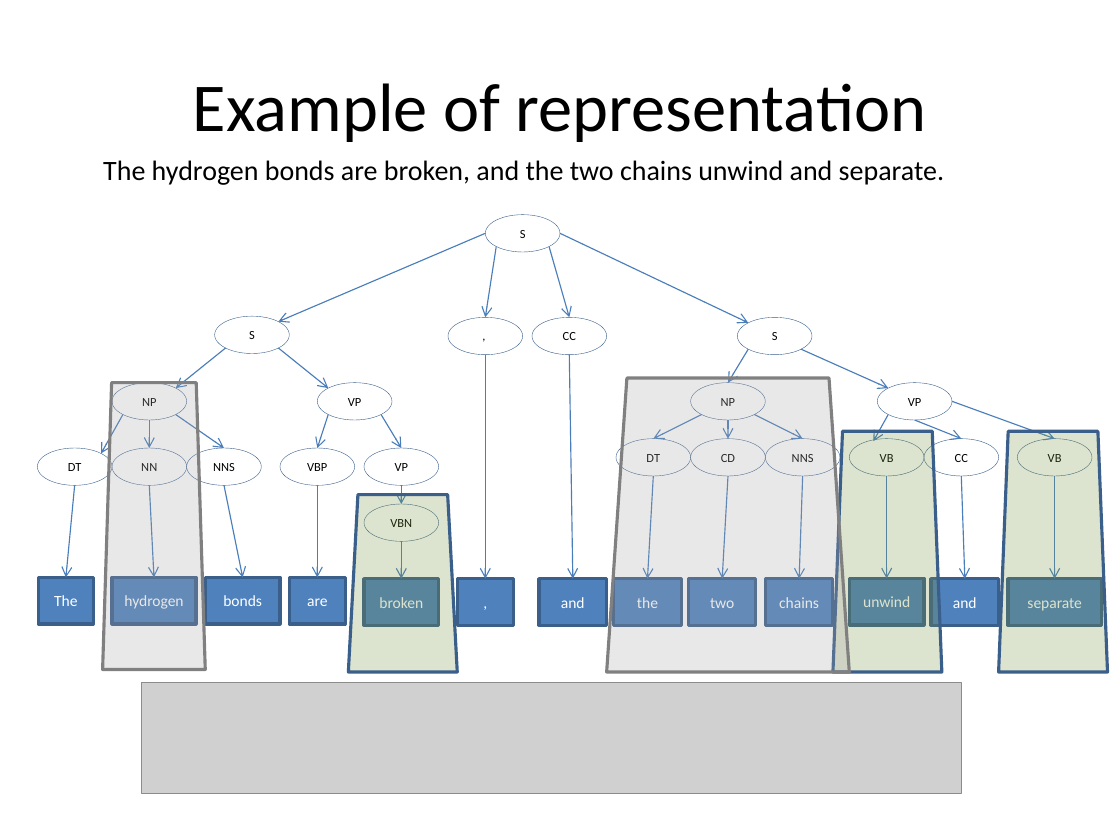
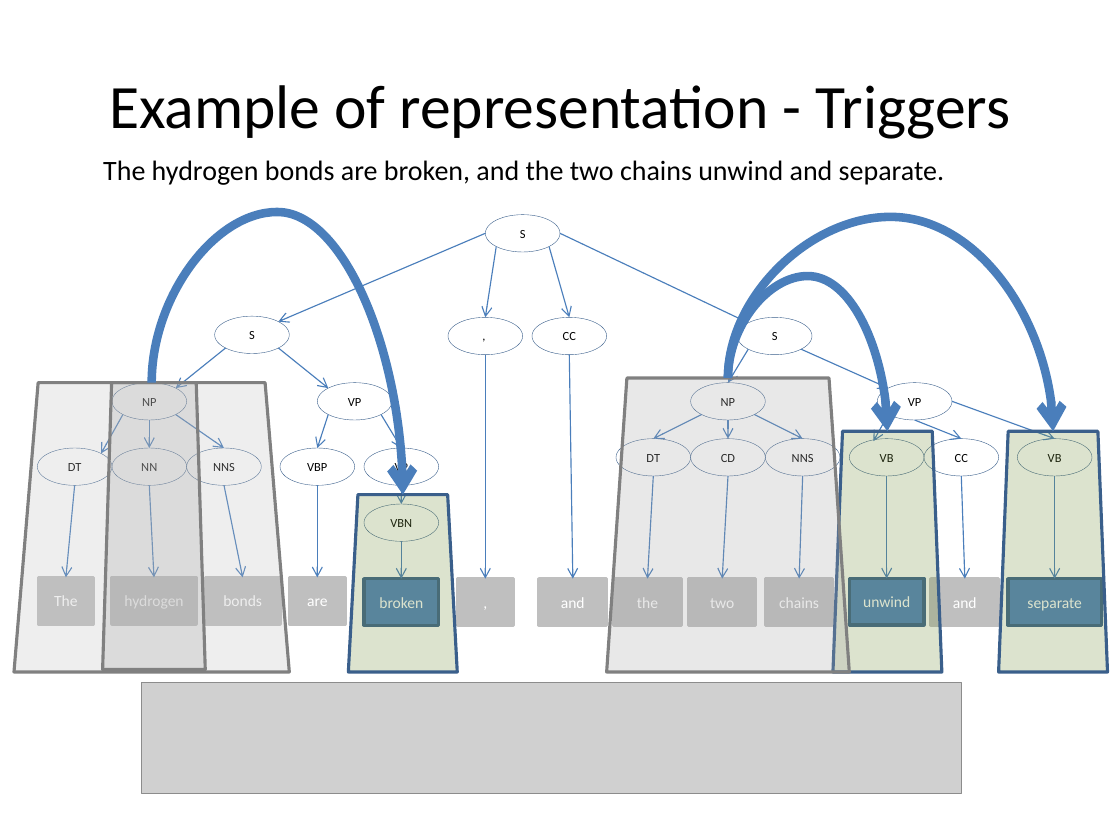
Before and after one commit to ajutscaria/CS224U, a slide deck: slide 21 of Presentation/Anubhai Philip Scaria.pptx (slide 18 before the commit). Drawn at 1120x840 pixels with LibreOffice and Linux fonts; fonts in the diff are those of the drawing; grey boxes stand for pictures. Boxes give left, top, right and bottom in pixels: in the first picture for what was removed or moved away, otherwise in the second. Text is boxed around its words. In the diff, an @@ line names an element or a change of style, - is before the commit and + after.

```diff
--- a/Presentation/Anubhai Philip Scaria.pptx
+++ b/Presentation/Anubhai Philip Scaria.pptx
@@ title at box(109, 85, 1010, 139): text changed; size 44 to 39.6 pt @@
-Example of representation
+Example of representation - Triggers
@@ curved arrow added from (151, 383) to (403, 495), #4B7EBC 5.5 pt @@
@@ curved arrow added from (728, 379) to (1053, 431), #4B7EBC 5.5 pt @@
@@ curved arrow added from (728, 379) to (887, 431), #4B7EBC 5.5 pt @@
@@ trapezoid added at box(13, 383, 289, 672), fill #BFBFBF at 25% opacity, outline #808080 2 pt @@
@@ fill #4F81BD to #BFBFBF; outline #3A5F8C 2 pt to #BFBFBF 2 pt in 10 elements at box(38, 578, 93, 625), box(205, 578, 280, 625), box(289, 578, 345, 625), box(539, 579, 606, 626), box(614, 579, 681, 626), box(689, 579, 756, 626), box(765, 579, 832, 626), box(931, 579, 998, 626), box(457, 579, 513, 626), box(112, 578, 196, 625) @@
@@ text in rectangle at box(124, 595, 183, 609): text removed @@
-hydrogen
```
Also in this commit, not shown: 8 other slides changed, 12 slides added, 8 slides removed, 1 other file.
